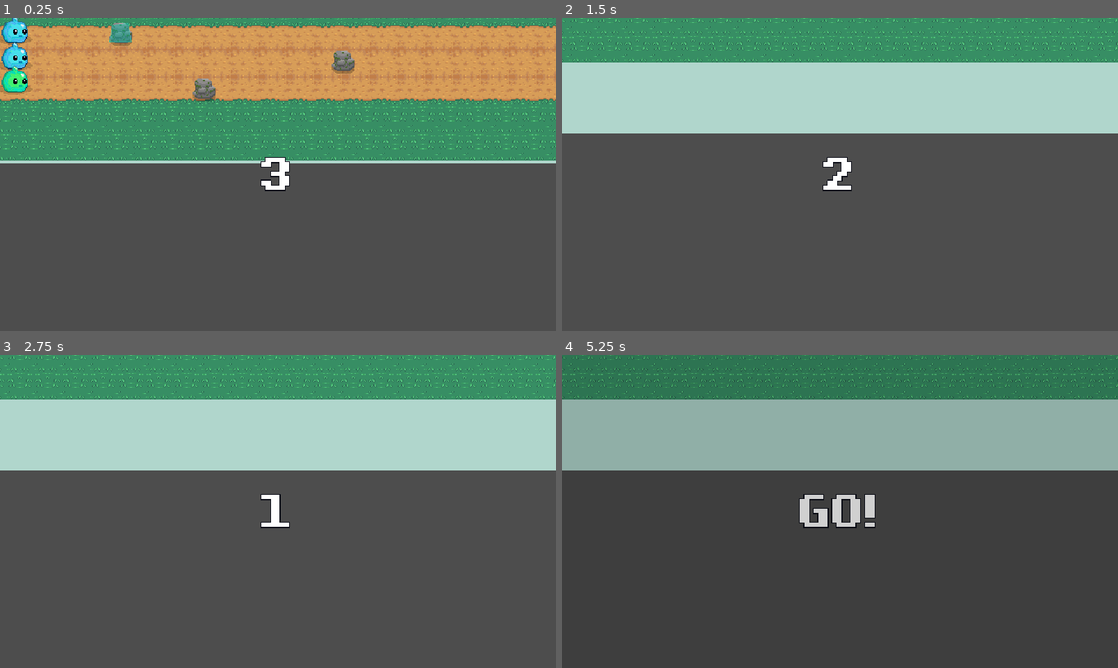
Above: before the commit, frames 1-4 (two rows, left to right).
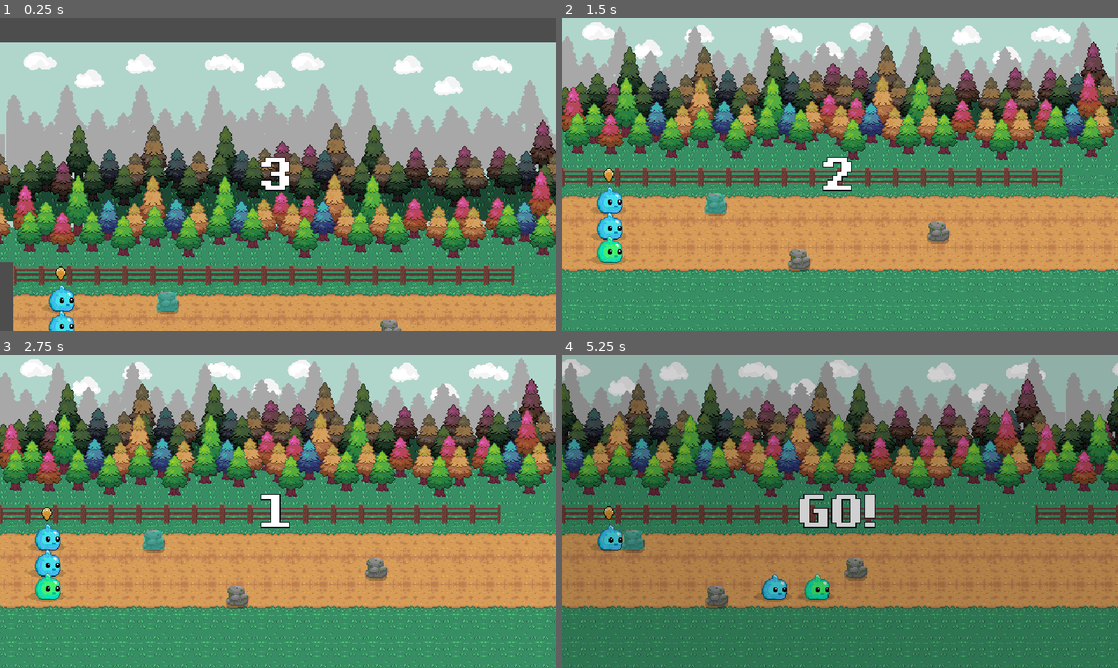
Above: after the commit, the same moments.

Repository: romanchertushkindev-art/animal-merge
Game: Godot game, scene res://Scenes/race/race.tscn
Two runs of this game, one before a commit and one after it. Both use one fixed random seed, a clock stepped at 60 frames per second and the inputs below.
Inputs (mouse positions are in pixels of both pictures, inside the frame that each line leads up to):
- Up to frame 1 (0.25 s): no input
- Up to frame 2 (1.5 s): tap Enter (ui_accept) at 0.5, 0.77 s; move the mouse to (962, 158) at 0.52 s; hold Right (ui_right) 0.53-1.25 s; click (962, 158) at 0.67 s; drag from (728, 190) to (812, 237) at 1.27 s
- Up to frame 3 (2.75 s): move the mouse to (333, 442) at 2.02 s; hold Right (ui_right) from 2.03 s (still down)
- Up to frame 4 (5.25 s): release Right (ui_right) at 2.75 s; drag from (812, 574) to (673, 464) at 2.77 s; move the mouse to (1006, 558) at 3.52 s; hold Left (ui_left) 3.53-4.25 s; tap Enter (ui_accept) at 3.77 s; drag from (673, 464) to (756, 433) at 4.27 s; click "Ещё раз" at 5 s

The runs differ from the first frame. In frame 1, 97% of the frame differs, in the area x 0-100%, y 0-100%; in frame 2, 99%; in frame 3, 99%; in frame 4, 97%.

Commit message:
race: анимация bump при оглушении
- bump() показывает звёзды оглушения (overhead_pointer -> bump)
- убран вызов play() каждый кадр (анимация не перезапускается)
- после оглушения игроку возвращается указатель, боту — скрывается

Diff:
--- a/Scenes/race/race.tscn
+++ b/Scenes/race/race.tscn
@@ -115,12 +115,12 @@
 
 [node name="Camera2D" type="Camera2D" parent="RacerSlime" unique_id=1585788004 node_paths=PackedStringArray("player")]
 position = Vector2(-54, -266)
+offset = Vector2(-54, -309)
 anchor_mode = 0
 ignore_rotation = false
 limit_left = 0
 limit_top = 0
 limit_right = 640
-limit_bottom = 360
 position_smoothing_enabled = true
 drag_left_margin = 1.0
 drag_top_margin = 1.0
@@ -129,4 +129,4 @@
 editor_draw_drag_margin = true
 script = SubResource("GDScript_ed64k")
 player = NodePath("..")
-max_x = 4012
+max_x = 4300
--- a/Scenes/race/racer_slime.tscn
+++ b/Scenes/race/racer_slime.tscn
@@ -6,6 +6,7 @@
 [ext_resource type="Texture2D" uid="uid://bbynfdcb2ob74" path="res://Sprites/race/effects/dash.png" id="4_vk2b8"]
 [ext_resource type="Texture2D" uid="uid://7s0g6535v6nq" path="res://Sprites/race/effects/jump.png" id="5_vk2b8"]
 [ext_resource type="Texture2D" uid="uid://87xvamcjxhyv" path="res://Sprites/race/pointers/ovehead_pointer.png" id="6_hurmf"]
+[ext_resource type="Texture2D" uid="uid://d14yop2gkafuc" path="res://Sprites/race/pointers/stun_pointer.png" id="7_5andg"]
 
 [sub_resource type="RectangleShape2D" id="RectangleShape2D_body"]
 size = Vector2(28, 28)
@@ -141,6 +142,22 @@
 "speed": 30.0
 }]
 
+[sub_resource type="AtlasTexture" id="AtlasTexture_tkvqt"]
+atlas = ExtResource("7_5andg")
+region = Rect2(96, 0, 32, 32)
+
+[sub_resource type="AtlasTexture" id="AtlasTexture_w7den"]
+atlas = ExtResource("7_5andg")
+region = Rect2(64, 0, 32, 32)
+
+[sub_resource type="AtlasTexture" id="AtlasTexture_fnsqy"]
+atlas = ExtResource("7_5andg")
+region = Rect2(32, 0, 32, 32)
+
+[sub_resource type="AtlasTexture" id="AtlasTexture_oxnm8"]
+atlas = ExtResource("7_5andg")
+region = Rect2(0, 0, 32, 32)
+
 [sub_resource type="AtlasTexture" id="AtlasTexture_qspja"]
 atlas = ExtResource("6_hurmf")
 region = Rect2(0, 0, 32, 32)
@@ -181,6 +198,23 @@
 animations = [{
 "frames": [{
 "duration": 1.0,
+"texture": SubResource("AtlasTexture_tkvqt")
+}, {
+"duration": 1.0,
+"texture": SubResource("AtlasTexture_w7den")
+}, {
+"duration": 1.0,
+"texture": SubResource("AtlasTexture_fnsqy")
+}, {
+"duration": 1.0,
+"texture": SubResource("AtlasTexture_oxnm8")
+}],
+"loop": 1,
+"name": &"bump",
+"speed": 8.0
+}, {
+"frames": [{
+"duration": 1.0,
 "texture": SubResource("AtlasTexture_qspja")
 }, {
 "duration": 1.0,
@@ -208,7 +242,7 @@
 "texture": SubResource("AtlasTexture_dsvho")
 }],
 "loop": 1,
-"name": &"default",
+"name": &"pointer",
 "speed": 10.0
 }]
 
@@ -236,7 +270,8 @@
 animation = &"jump"
 
 [node name="OverheadPointer" type="AnimatedSprite2D" parent="." unique_id=698895236]
-position = Vector2(0, -36)
+position = Vector2(0, -34)
 sprite_frames = SubResource("SpriteFrames_v2o47")
-autoplay = "default"
-frame_progress = 0.05043355
+animation = &"bump"
+autoplay = "pointer"
+frame_progress = 0.25943407
--- a/Scripts/race/racer_slime.gd
+++ b/Scripts/race/racer_slime.gd
@@ -63,9 +63,12 @@
 func get_dash_from_lane() -> int:
 	return _dash_from_lane
 
-## Оглушение: слизень ненадолго перестаёт ехать вперёд.
+## Оглушение: слизень ненадолго перестаёт ехать вперёд и показывает звёзды.
 func bump() -> void:
 	_stun_timer = 0.5
+	if overhead_pointer:
+		overhead_pointer.visible = true
+		overhead_pointer.play("bump")
 
 ## Плавно вернуться на полосу (после неудачного деша в другого слизня).
 func return_to_lane(target: int) -> void:
@@ -96,6 +99,13 @@
 	# Горизонталь: едем вправо (оглушён — стоим на месте)
 	if _stun_timer > 0.0:
 		_stun_timer -= delta
+		if _stun_timer <= 0.0:
+			# Оглушение кончилось: игроку возвращаем указатель, боту прячем
+			if overhead_pointer:
+				if is_bot:
+					overhead_pointer.visible = false
+				else:
+					overhead_pointer.play("pointer")
 	else:
 		position.x += speed * delta
 
Binary file added: Sprites/race/pointers/stun_pointer.png
Not shown, added: Sprites/race/pointers/stun_pointer.png.import
